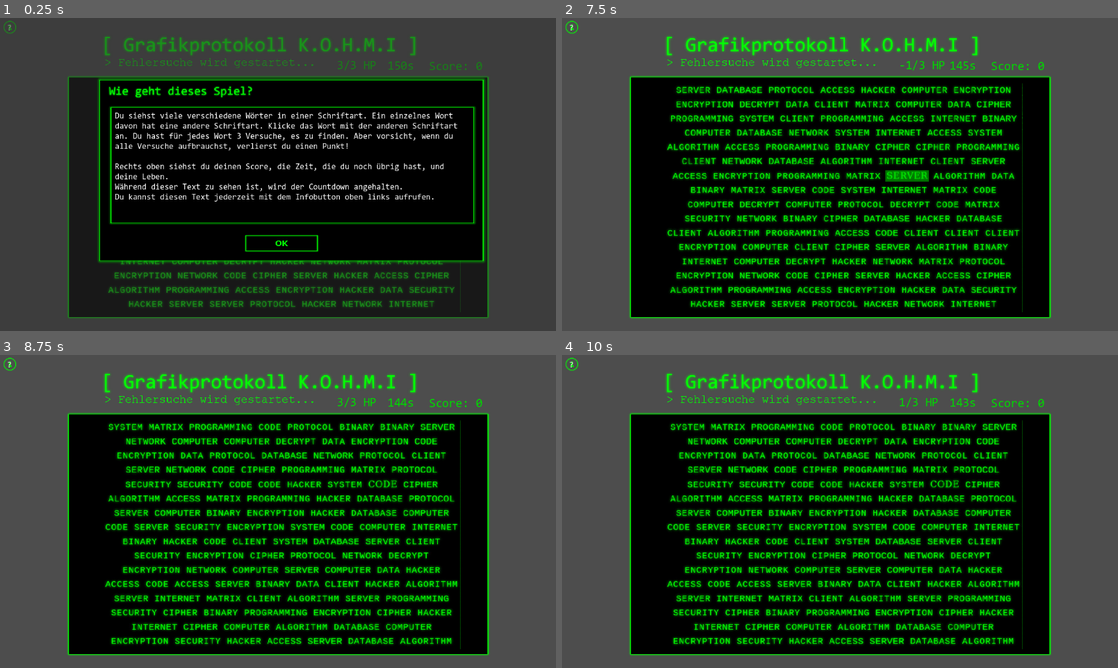
Above: before the commit, frames 1-4 (two rows, left to right).
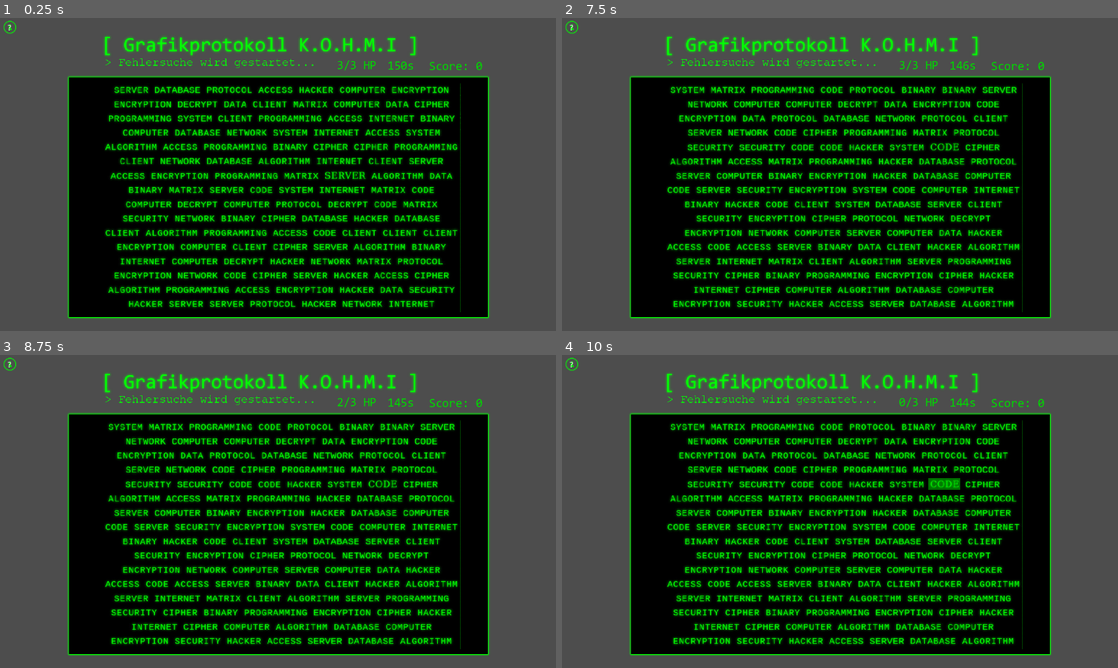
Above: after the commit, the same moments.

Repository: julixus/kohmi_games_v2
Game: Godot game, scene res://scenes/grafikfehler.tscn
Two runs of this game, one before a commit and one after it. Both use one fixed random seed, a clock stepped at 60 frames per second and the inputs below. This scene is started directly instead of the project's main scene. Video files are missing from this copy of the repository; at most half a second of black plays in their place.
Inputs (mouse positions are in pixels of both pictures, inside the frame that each line leads up to):
- Up to frame 1 (0.25 s): no input
- Up to frame 2 (7.5 s): click (845, 243) at 0.52 s; click "?" at 1.25 s; click (845, 243) at 2 s; click "?" at 2.75 s; click "?" at 3.5 s; click (845, 243) at 4.25 s; tap Enter at 5, 6.5 s; move the mouse to (840, 196) at 5.02 s; click (840, 196) at 5.17 s; tap Space at 5.75, 7.25 s; move the mouse to (728, 190) at 5.77 s; click (728, 190) at 5.92 s; move the mouse to (895, 105) at 6.52 s; click (895, 105) at 6.67 s; move the mouse to (812, 237) at 7.27 s; click (812, 237) at 7.42 s
- Up to frame 3 (8.75 s): tap Enter at 8 s; move the mouse to (444, 558) at 8.02 s; click (444, 558) at 8.17 s
- Up to frame 4 (10 s): tap Space at 8.75 s; move the mouse to (673, 464) at 8.77 s; click (673, 464) at 8.92 s; move the mouse to (867, 511) at 9.52 s; click (867, 511) at 9.67 s

The runs differ from the first frame. In frame 1, 25% of the frame differs, in the area x 0-89%, y 0-97%; in frame 2, 16%; in frame 3, 0.7%; in frame 4, 0.9%.

Commit message:
grafikfehler unnötige Dateien entfernt

Diff:
--- a/scenes/grafikfehler.tscn
+++ b/scenes/grafikfehler.tscn
@@ -14,9 +14,6 @@
 [ext_resource type="Texture2D" uid="uid://b0ja2l6cowd4j" path="res://res/Wie_geht_dieses_Spiel.png" id="10_2xccx"]
 [ext_resource type="Shader" uid="uid://cm7i0y5dtbqe5" path="res://scripts/transition.gdshader" id="13_cryd0"]
 
-[sub_resource type="StyleBoxFlat" id="StyleBoxFlat_ih0h6"]
-bg_color = Color(0, 0, 0, 1)
-
 [sub_resource type="CompressedTexture2D" id="CompressedTexture2D_2xvta"]
 
 [sub_resource type="RectangleShape2D" id="RectangleShape2D_db7sa"]
@@ -77,23 +74,6 @@
 script = ExtResource("1_ewubi")
 
 [node name="Camera2D" type="Camera2D" parent="."]
-
-[node name="Control" type="Control" parent="."]
-visible = false
-layout_mode = 3
-anchors_preset = 0
-offset_right = 40.0
-offset_bottom = 40.0
-mouse_filter = 2
-
-[node name="Panel" type="Panel" parent="Control"]
-layout_mode = 0
-offset_left = -593.0
-offset_top = -338.0
-offset_right = 589.0
-offset_bottom = 336.0
-mouse_filter = 2
-theme_override_styles/panel = SubResource("StyleBoxFlat_ih0h6")
 
 [node name="VideoStreamPlayer" type="VideoStreamPlayer" parent="."]
 modulate = Color(1, 1, 1, 0.784314)
@@ -108,14 +88,8 @@
 script = ExtResource("3_dsqeu")
 
 [node name="GrafikfehlerBg" type="Sprite2D" parent="."]
-visible = false
 position = Vector2(-0.56332, 5.72205e-06)
 scale = Vector2(0.588341, 0.588341)
-texture = ExtResource("3_w5lux")
-
-[node name="GrafikBg" type="Sprite2D" parent="."]
-position = Vector2(-0.999998, 0)
-scale = Vector2(0.588211, 0.58821)
 texture = ExtResource("3_w5lux")
 
 [node name="Sprite2D" type="Sprite2D" parent="."]
@@ -135,7 +109,6 @@
 [node name="Area2D" type="Area2D" parent="."]
 
 [node name="CollisionShape2D" type="CollisionShape2D" parent="Area2D"]
-visible = false
 position = Vector2(2, 45)
 shape = SubResource("RectangleShape2D_db7sa")
 
@@ -159,7 +132,7 @@
 theme_override_font_sizes/font_size = 25
 text = "180s"
 
-[node name="Label" type="Label" parent="."]
+[node name="score_label" type="Label" parent="."]
 offset_left = 313.0
 offset_top = -235.0
 offset_right = 437.0
@@ -184,17 +157,8 @@
 theme_override_styles/normal = SubResource("StyleBoxTexture_2xccx")
 text = "?"
 
-[node name="wrong_rect" type="ColorRect" parent="."]
-modulate = Color(1, 1, 1, 0)
-z_index = 2
-offset_left = -431.0
-offset_top = -200.0
-offset_right = 433.0
-offset_bottom = 294.0
-mouse_filter = 2
-color = Color(1, 0, 0, 1)
-
 [node name="help_ui" type="Control" parent="."]
+visible = false
 z_index = 1
 layout_mode = 3
 anchors_preset = 0
--- a/scenes/quiz.tscn
+++ b/scenes/quiz.tscn
@@ -1,7 +1,6 @@
-[gd_scene load_steps=47 format=3 uid="uid://dtploqh4yxqgy"]
+[gd_scene load_steps=45 format=3 uid="uid://dtploqh4yxqgy"]
 
 [ext_resource type="PackedScene" uid="uid://betch04yfac52" path="res://scenes/antwort_option.tscn" id="1_36y45"]
-[ext_resource type="Texture2D" uid="uid://be8j0srshr0co" path="res://res/quiz_bg.webp" id="1_w5ac1"]
 [ext_resource type="Script" uid="uid://b3qcemqfvff2x" path="res://scripts/quiz.gd" id="1_xq7j8"]
 [ext_resource type="FontFile" uid="uid://modbqwkkpyfv" path="res://res/CONSOLA.TTF" id="2_xq7j8"]
 [ext_resource type="VideoStream" uid="uid://b05867q6hfd0t" path="res://res/Videos/games_bg_intro.ogv" id="3_t0h63"]
@@ -19,9 +18,6 @@
 [ext_resource type="Texture2D" uid="uid://b0ja2l6cowd4j" path="res://res/Wie_geht_dieses_Spiel.png" id="15_24vnv"]
 [ext_resource type="Shader" uid="uid://cm7i0y5dtbqe5" path="res://scripts/transition.gdshader" id="18_d56me"]
 
-[sub_resource type="StyleBoxFlat" id="StyleBoxFlat_xq7j8"]
-bg_color = Color(0, 0, 0, 1)
-
 [sub_resource type="StyleBoxTexture" id="StyleBoxTexture_t0h63"]
 content_margin_left = 20.0
 texture = ExtResource("4_m81w7")
@@ -111,19 +107,6 @@
 
 [node name="Quiz" type="Node2D"]
 script = ExtResource("1_xq7j8")
-
-[node name="Panel" type="Panel" parent="."]
-offset_right = 1182.0
-offset_bottom = 667.0
-mouse_filter = 2
-theme_override_styles/panel = SubResource("StyleBoxFlat_xq7j8")
-
-[node name="QuizBg" type="Sprite2D" parent="."]
-visible = false
-position = Vector2(576.341, 324.25)
-scale = Vector2(0.923131, 0.923131)
-texture = ExtResource("1_w5ac1")
-metadata/_edit_lock_ = true
 
 [node name="VideoStreamPlayer" type="VideoStreamPlayer" parent="."]
 modulate = Color(1, 1, 1, 0.784314)
@@ -138,6 +121,7 @@
 script = ExtResource("4_lcje5")
 
 [node name="QuizBg2" type="Sprite2D" parent="."]
+visible = false
 position = Vector2(575, 319)
 scale = Vector2(0.58758, 0.58758)
 texture = ExtResource("4_06ax7")
--- a/scripts/grafikfehler.gd
+++ b/scripts/grafikfehler.gd
@@ -1,6 +1,6 @@
 extends Node2D
 @onready var sprite_2d: Sprite2D = $Sprite2D
-@onready var label: Label = $Label
+@onready var label: Label = $score_label
 @onready var countdown_label: Label = $Countdown_label
 @onready var timer: Timer = $Timer
 @onready var hp_label: Label = $hp_label
Not shown: 1 places in scenes/grafikfehler.tscn that only renumber resources
